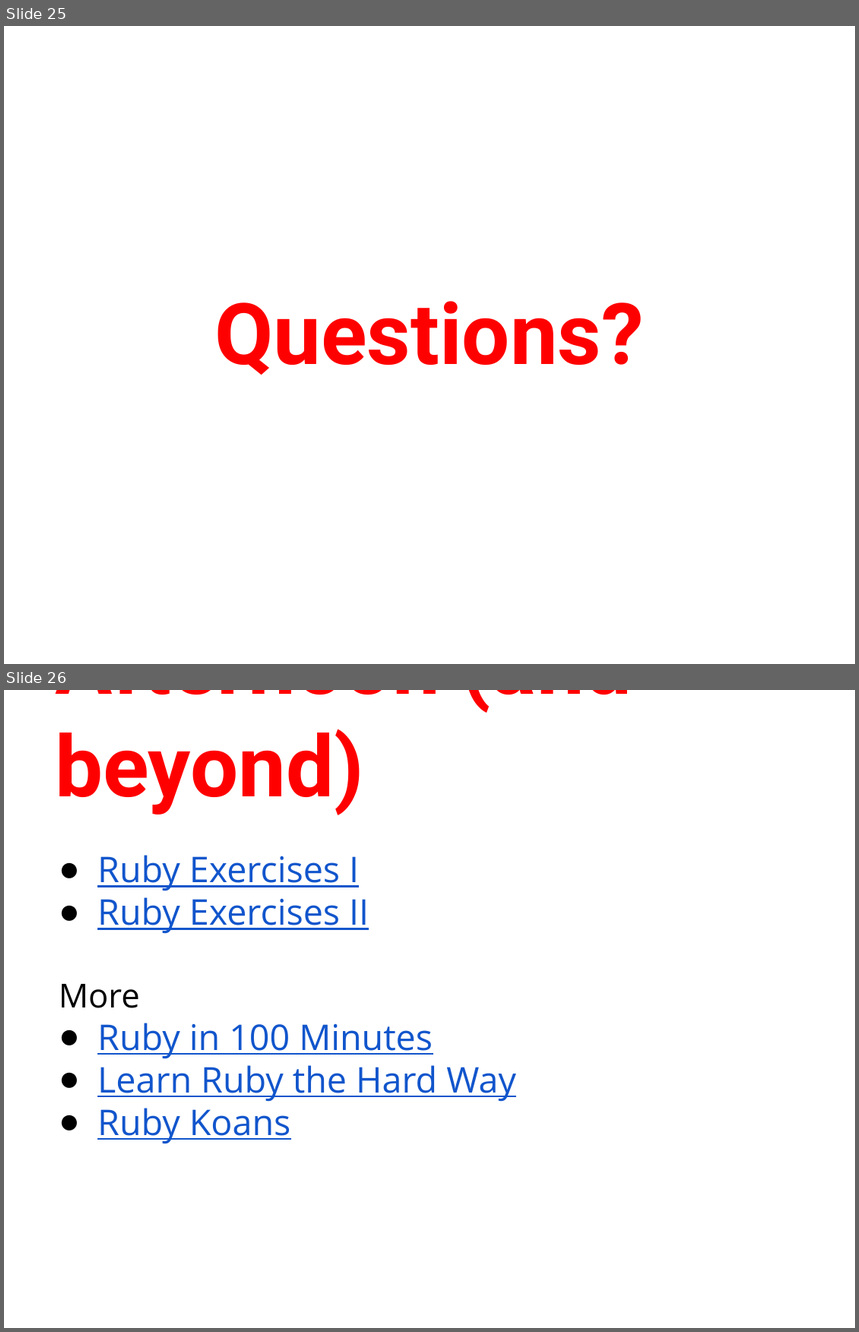
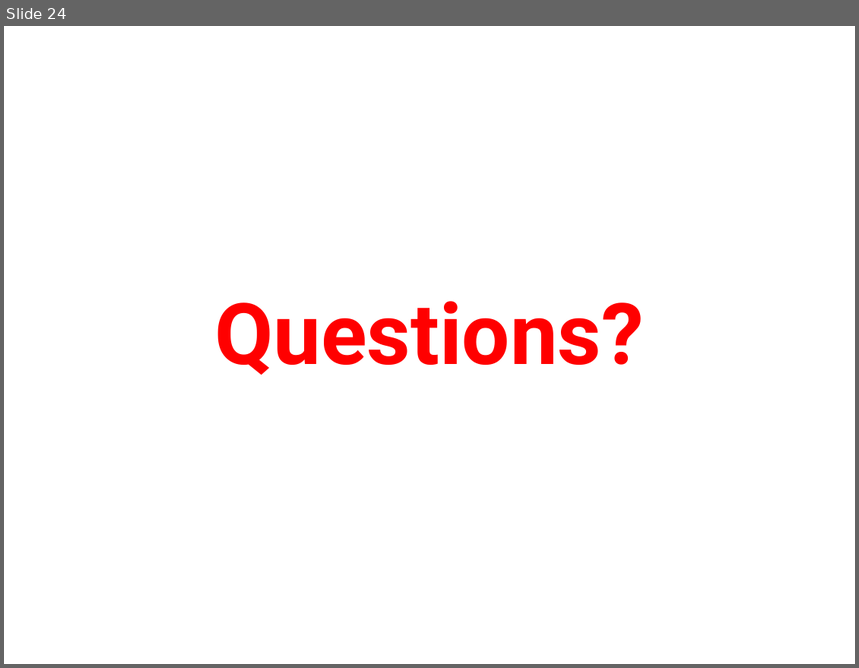
Before and after one commit to humanitiesprogramming/slides, a slide deck: HILT - Programming Concepts III.pptx. Shown one above the other, each under a label of ours: slides 25 and 26 before the commit, slide 24 after it. The pictures are 859x1332 and 859x668 pixels, drawn with LibreOffice and Linux fonts; fonts in the diff are those of the drawing. Boxes give left, top, right and bottom in pixels: in the first picture for what was removed or moved away, otherwise in the second. Text is boxed around its words. In the diff, an @@ line names an element or a change of style, - is before the commit and + after.

```diff
--- a/HILT - Programming Concepts III.pptx
+++ b/HILT - Programming Concepts III.pptx
@@ slide 26 removed at (x1=4, y1=690, x2=855, y2=1328), background #FFFFFF @@
@@ title removed at (x1=55, y1=690, x2=633, y2=815) @@
-Afternoon (and beyond)
@@ text removed at (x1=59, y1=855, x2=516, y2=1144) @@
-● Ruby Exercises I
-● Ruby Exercises II
-More
-● Ruby in 100 Minutes
-● Learn Ruby the Hard Way
-● Ruby Koans
@@ what was slide 25 is now slide 24 @@
```
Also in this commit, not shown: 1 slide changed, 2 other slides removed, 5 other files.
